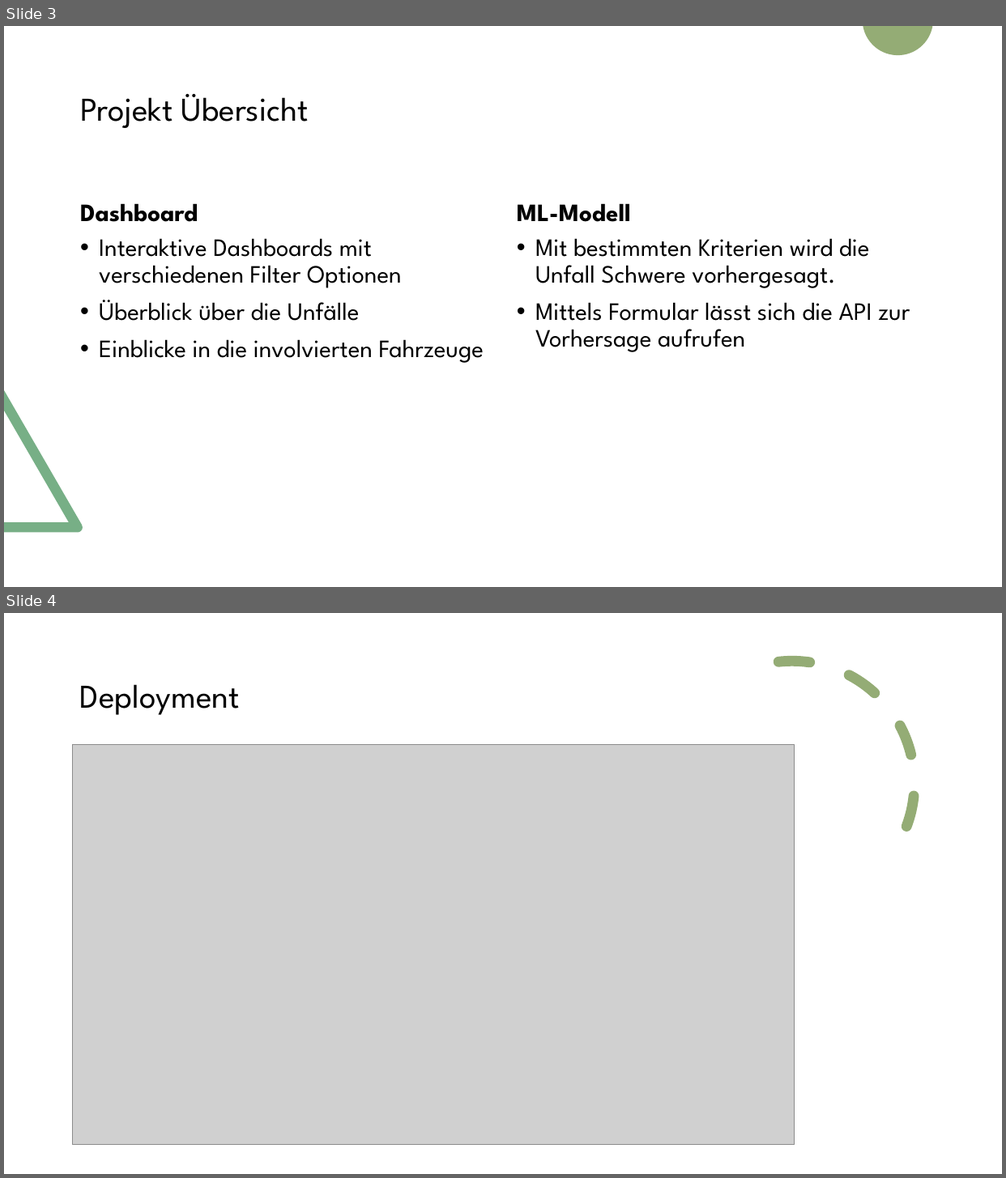
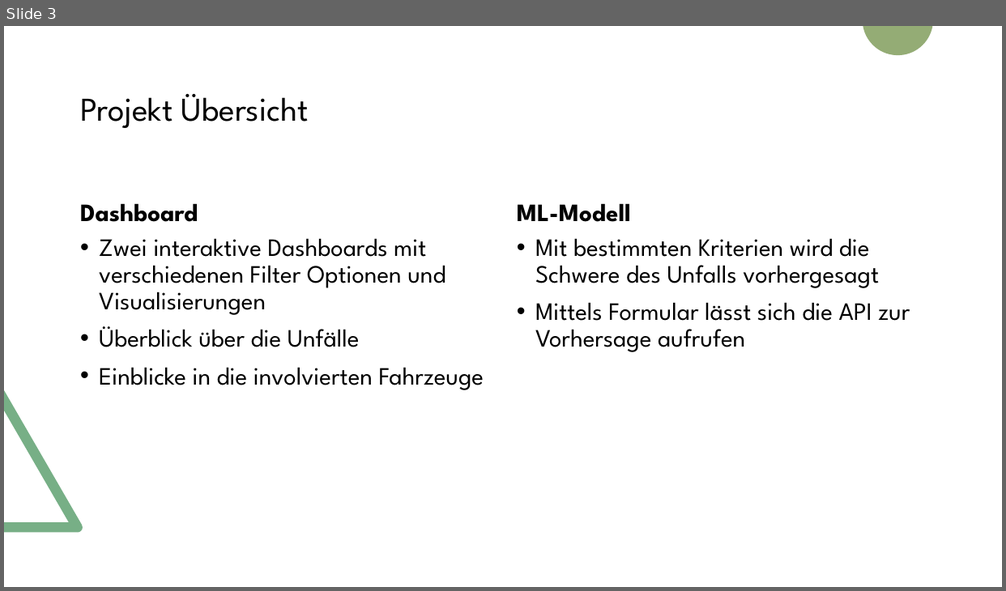
Before and after one commit to jojopirker/sdcProject, a slide deck: etc/final_presentation_v1.pptx. Shown one above the other, each under a label of ours: slides 3 and 4 before the commit, slide 3 after it. The pictures are 1006x1178 and 1006x591 pixels, drawn with LibreOffice and Linux fonts; fonts in the diff are those of the drawing; grey boxes stand for pictures. Boxes give left, top, right and bottom in pixels: in the first picture for what was removed or moved away, otherwise in the second. Text is boxed around its words. In the diff, an @@ line names an element or a change of style, - is before the commit and + after.

```diff
--- a/etc/final_presentation_v1.pptx
+++ b/etc/final_presentation_v1.pptx
@@ slide 4 removed at (4,613,1002,1174), background #FFFFFF; not listed: 1 template element that a slide beside it also shows @@
@@ rectangle removed at (4,613,1002,1174) @@
@@ arc (boxed as its full ellipse) removed at (671,661,915,905) @@
@@ title removed at (80,684,240,715) @@
-Deployment
@@ picture removed at (73,745,795,1144) @@
@@ freeform shape removed at (15,1081,160,1174) @@
@@ slide 3 changed as well @@
@@ text at (99,238,445,315): text changed @@
-• Interaktive Dashboards mit verschiedenen Filter Optionen
+• Zwei interaktive Dashboards mit verschiedenen Filter Optionen und Visualisierungen
@@ text at (535,238,879,288): text changed @@
-• Mit bestimmten Kriterien wird die Unfall Schwere vorhergesagt.
+• Mit bestimmten Kriterien wird die Schwere des Unfalls vorhergesagt
```
Also in this commit, not shown: 3 other slides changed, 4 slides added.
